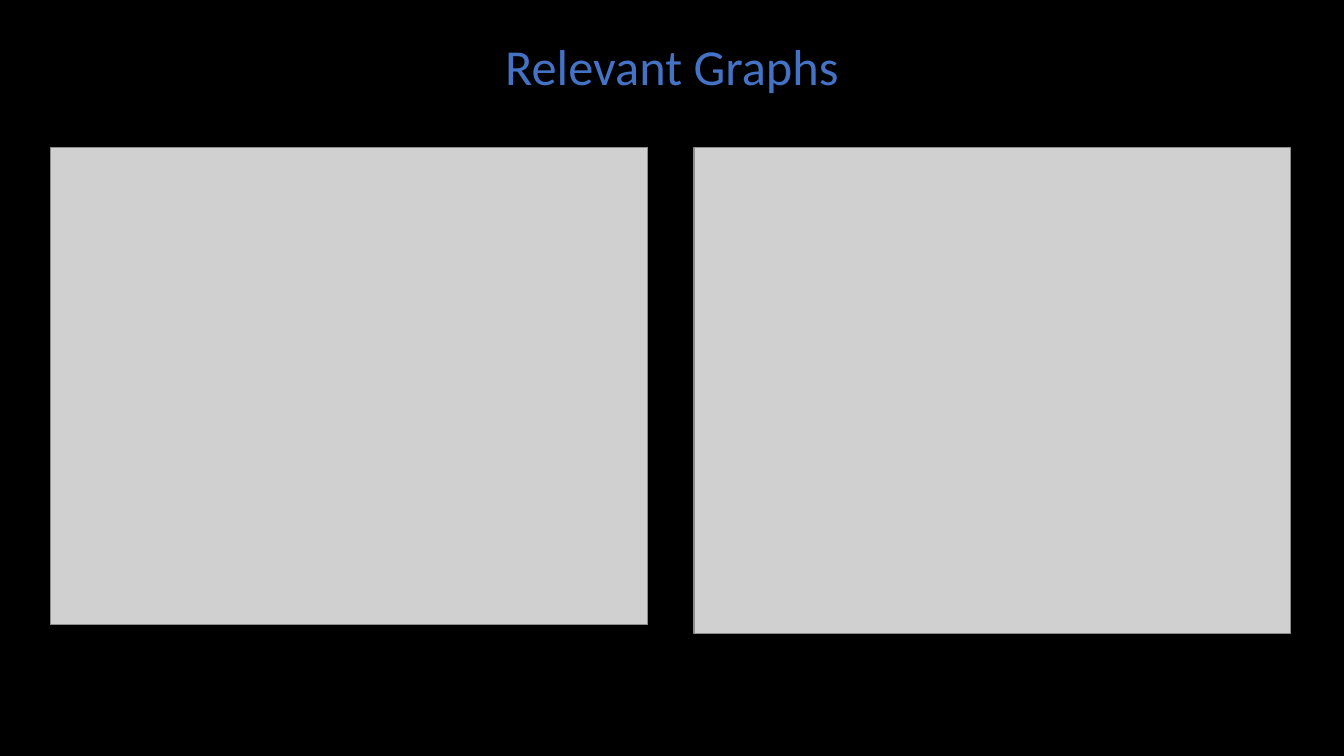
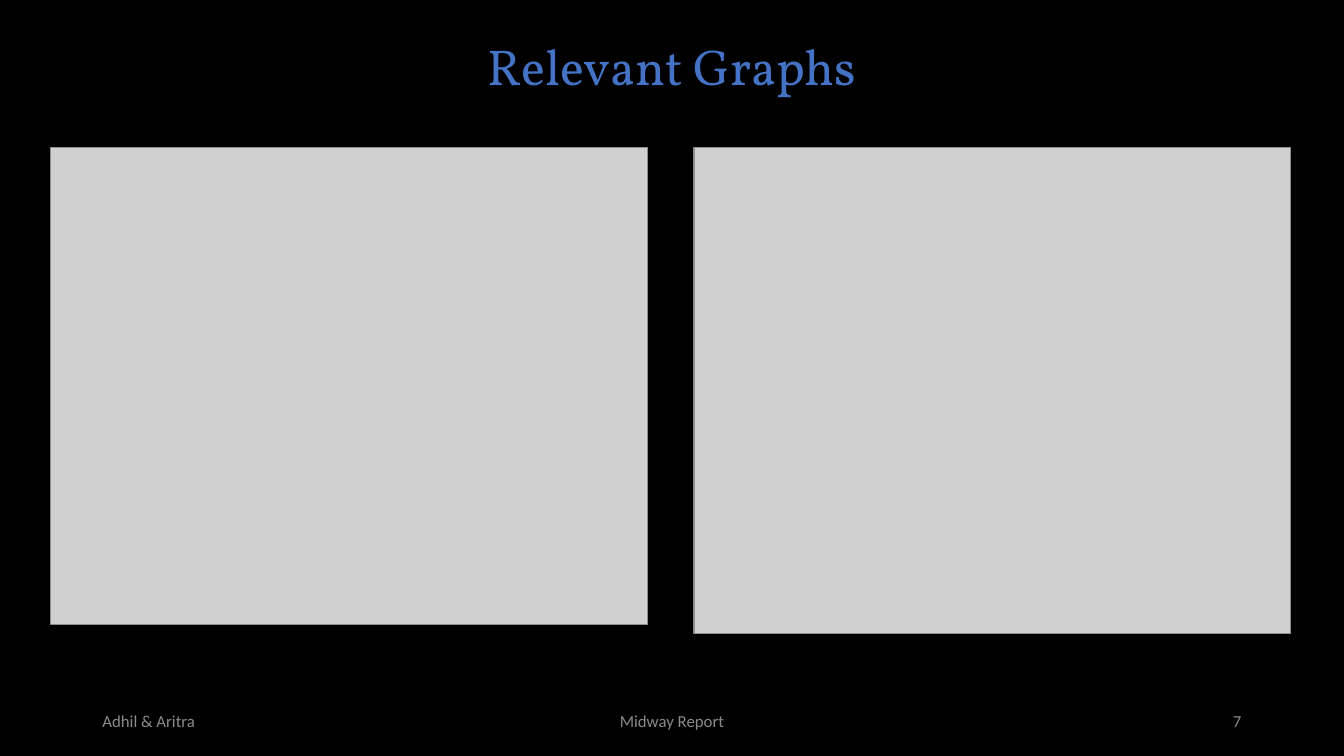
Before and after one commit to smlab-niser/23cs460, a slide deck: slide 7 of projects/group2/mid_slide.pptx (slide 5 before the commit). Drawn at 1344x756 pixels with LibreOffice and Linux fonts; fonts in the diff are those of the drawing; grey boxes stand for pictures. Boxes give left, top, right and bottom in pixels: in the first picture for what was removed or moved away, otherwise in the second. Text is boxed around its words. In the diff, an @@ line names an element or a change of style, - is before the commit and + after.

```diff
--- a/projects/group2/mid_slide.pptx
+++ b/projects/group2/mid_slide.pptx
@@ text "Relevant Graphs": place and size @@
-text "Relevant Graphs" at bbox=[505, 50, 839, 93]
+text "Relevant Graphs" at bbox=[488, 49, 856, 98]
@@ text "Relevant Graphs" at bbox=[488, 49, 856, 98]: font Calibri to Vollkorn @@
@@ text added at bbox=[102, 715, 195, 727], 12 pt, text #8C8C8C @@
+Adhil & Aritra
@@ text added at bbox=[620, 715, 724, 730], 12 pt, text #8C8C8C @@
+Midway Report
@@ page number added at bbox=[1233, 716, 1241, 727], 12 pt, text #8C8C8C @@
+7
```
Also in this commit, not shown: 6 other slides changed, 3 slides added, 2 slides removed, 1 other file.
